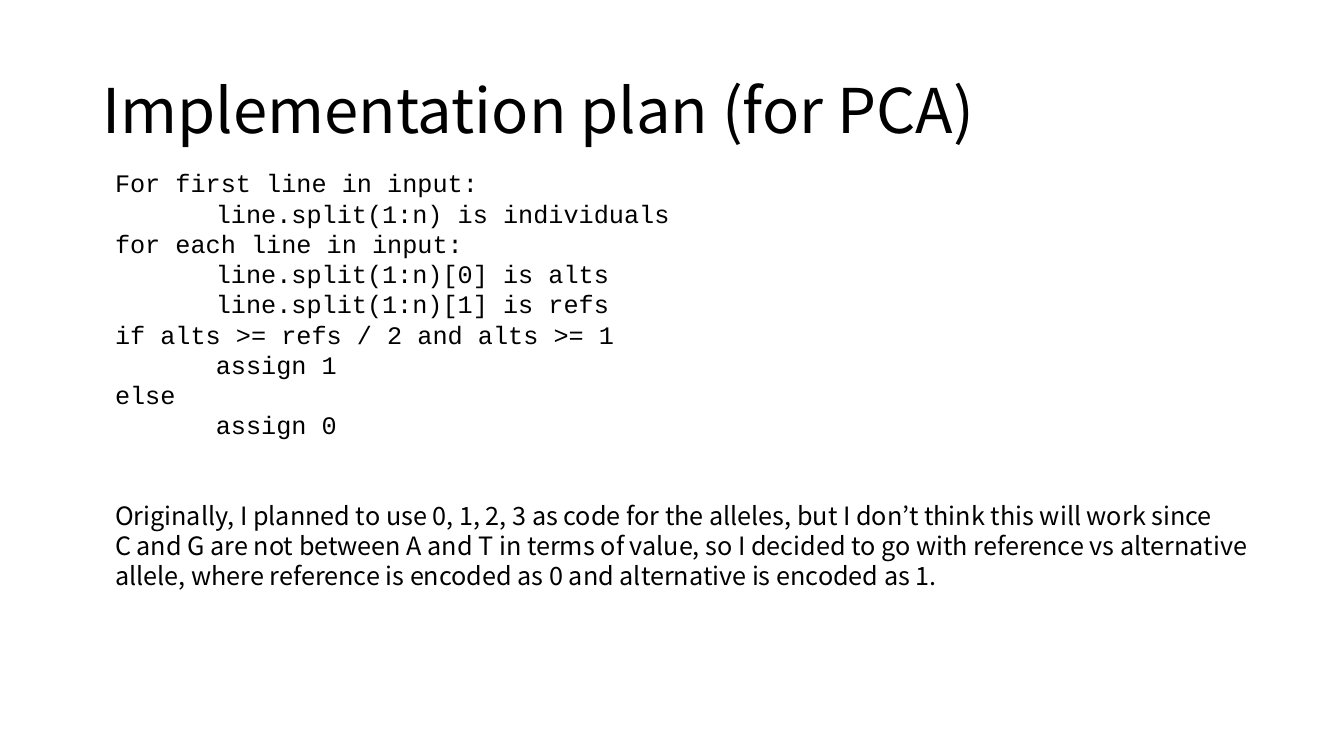
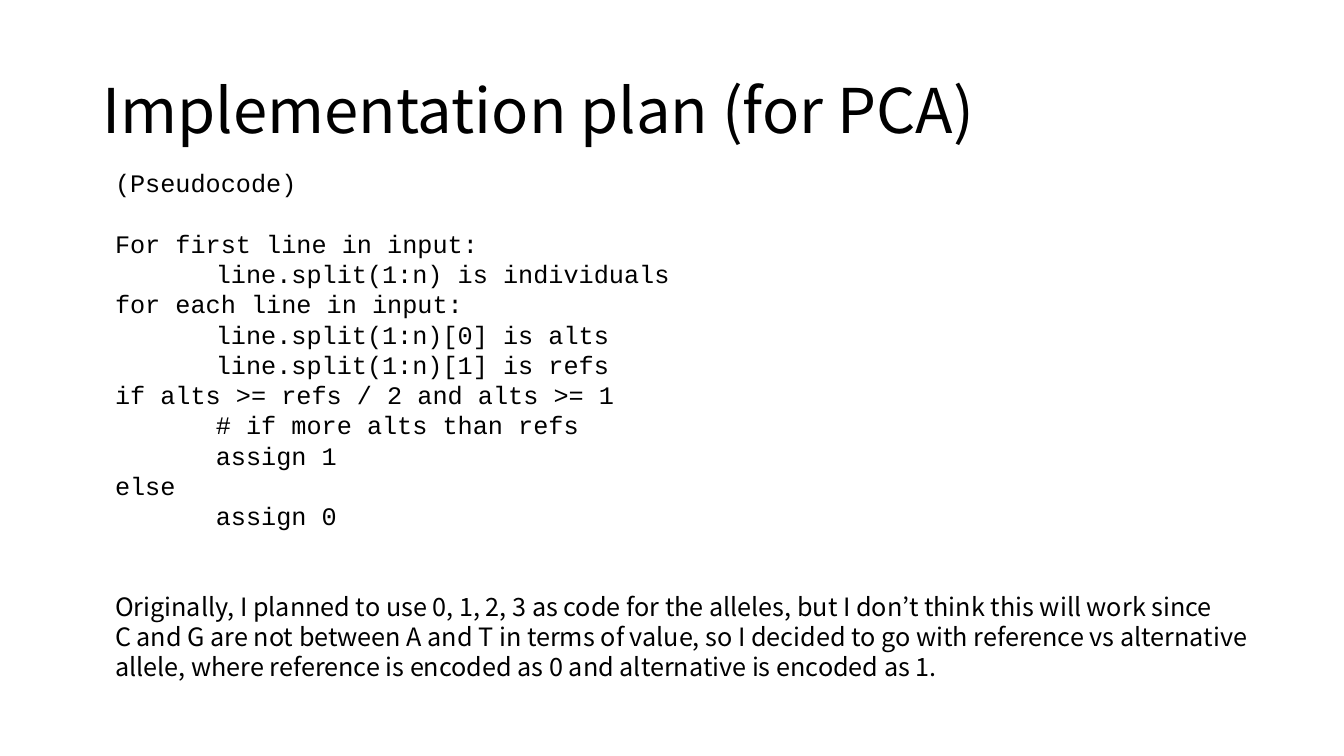
Before and after one commit to jon-mah/demo_for_ccgb, a slide deck: slide 9 of Summary/20210209_demo_for_ccgb_rotation_update.pptx. Drawn at 1344x756 pixels with LibreOffice and Linux fonts; fonts in the diff are those of the drawing. Boxes give left, top, right and bottom in pixels: in the first picture for what was removed or moved away, otherwise in the second. Text is boxed around its words. In the diff, an @@ line names an element or a change of style, - is before the commit and + after.

```diff
--- a/Summary/20210209_demo_for_ccgb_rotation_update.pptx
+++ b/Summary/20210209_demo_for_ccgb_rotation_update.pptx
@@ text at [115,174,296,198]: paragraph added @@
+(Pseudocode)
@@ text at [246,416,578,435]: paragraph added @@
+# if more alts than refs
```
Also in this commit, not shown: 3 other slides changed, 2 other files.
